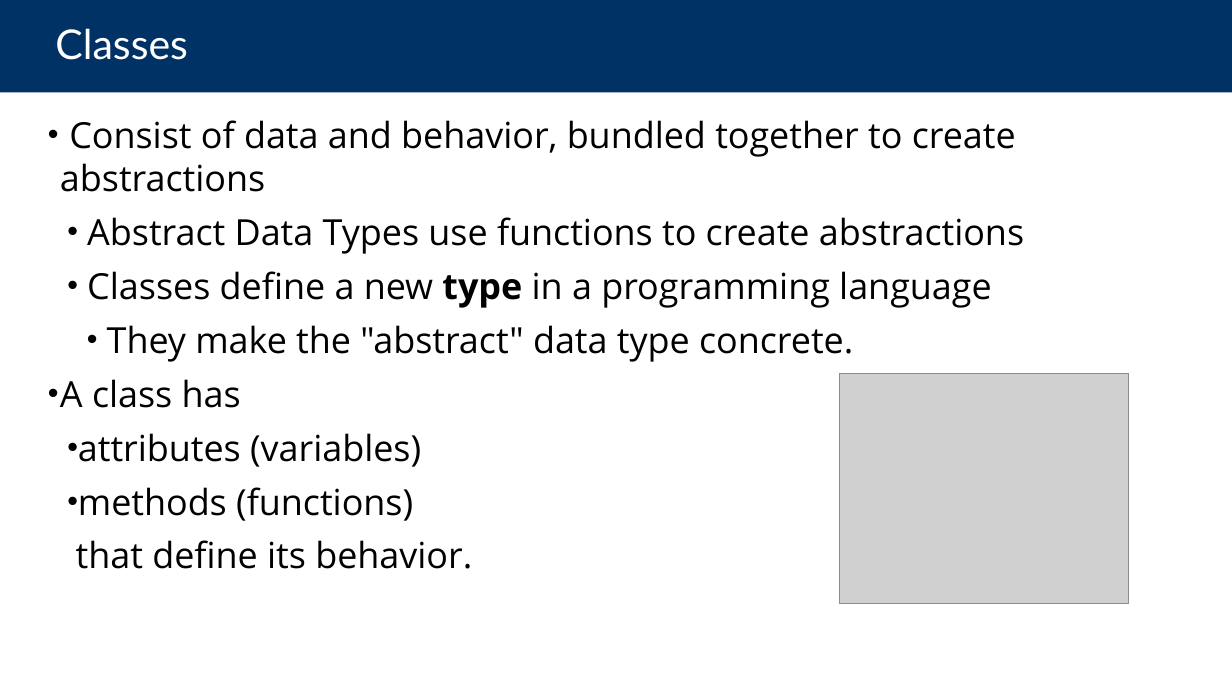
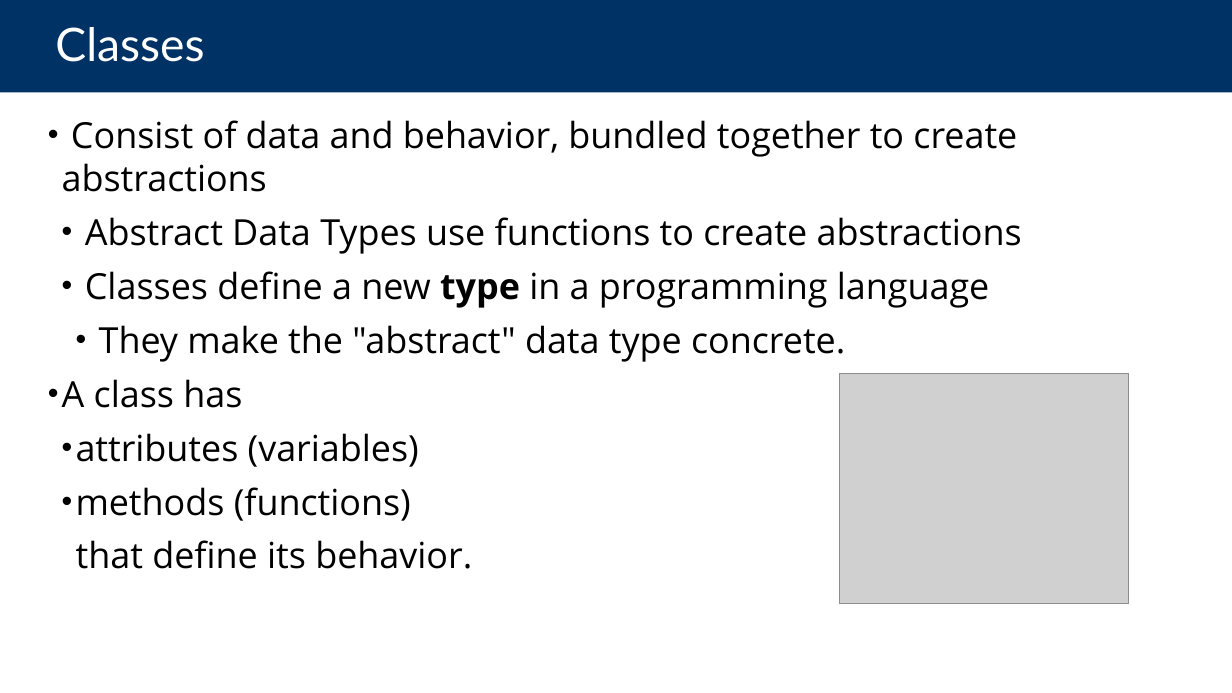
Before and after one commit to cs88-website/sp24, a slide deck: slide 7 of assets/slides/sp24/14-OOP.pptx (slide 6 before the commit). Drawn at 1232x693 pixels with LibreOffice and Linux fonts; fonts in the diff are those of the drawing; grey boxes stand for pictures. Boxes give left, top, right and bottom in pixels: in the first picture for what was removed or moved away, otherwise in the second. Text is boxed around its words. In the diff, an @@ line names an element or a change of style, - is before the commit and + after.

```diff
--- a/assets/slides/sp24/14-OOP.pptx
+++ b/assets/slides/sp24/14-OOP.pptx
@@ title "Classes" at box(0, 0, 1232, 92): size 32 to 36 pt @@
@@ text at box(62, 120, 1022, 521): indent changed @@
```
Also in this commit, not shown: 23 other slides changed, 2 slides added, 1 slide removed, 3 other files.
